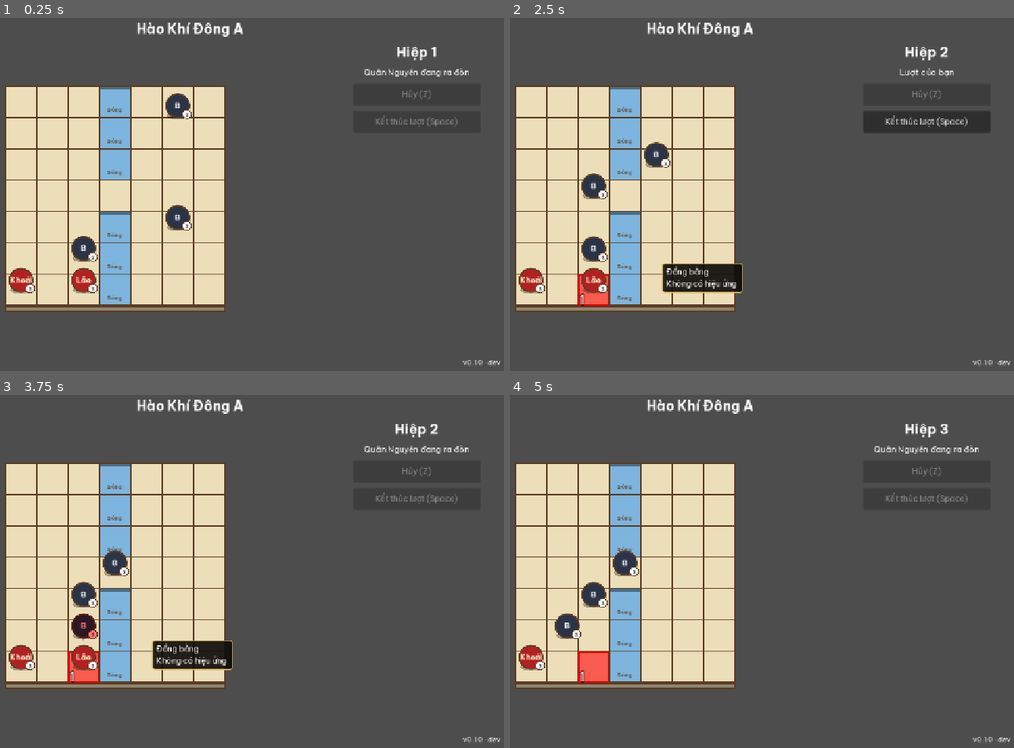
Above: before the commit, frames 1-4 (two rows, left to right).
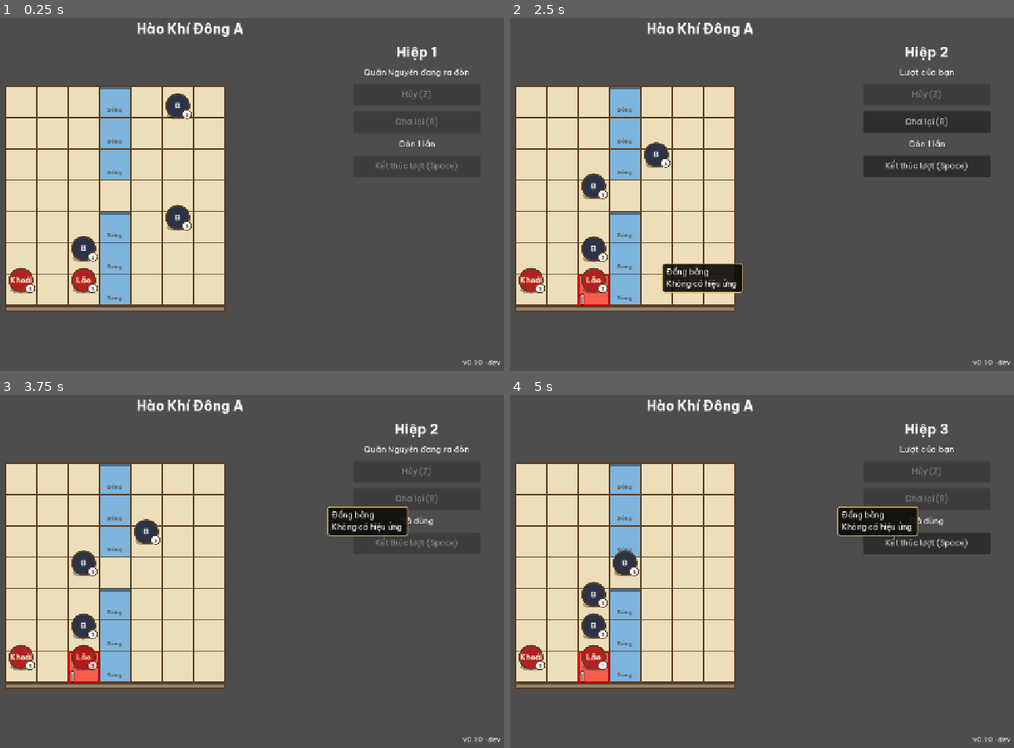
Above: after the commit, the same moments.

Repository: tuantrunglc/chong-nguyen-mong
Game: Godot game, scene res://scenes/main.tscn
Two runs of this game, one before a commit and one after it. Both use one fixed random seed, a clock stepped at 60 frames per second and the inputs below.
Inputs (mouse positions are in pixels of both pictures, inside the frame that each line leads up to):
- Up to frame 1 (0.25 s): no input
- Up to frame 2 (2.5 s): tap Enter at 0.5 s; move the mouse to (837, 176) at 0.52 s; tap Space (end_turn) at 0.6 s; click (837, 176) at 0.67 s; tap R (replay_round, bound only after the commit) at 0.8 s; click "Kết thúc lượt (Space)" at 1.25 s; drag from (575, 212) to (671, 265) at 2.02 s
- Up to frame 3 (3.75 s): click "Kết thúc lượt (Space)" (after the commit: "Chơi lại (R)") at 2.75 s; click (418, 543) at 3.5 s, where only the run after the commit has a clickable "Kết thúc lượt (Space)"
- Up to frame 4 (5 s): click (928, 497) at 4.25 s, where only the run before the commit has a clickable "Kết thúc lượt (Space)"

The runs differ from the first frame. In frame 1, 0.3% of the frame differs, in the area x 74-91%, y 27-44%; in frame 2, 1.6%; in frame 3, 4.5%, in the area x 14-91%, y 27-78%; in frame 4, 3.9%.

Commit message:
Chơi lại hiệp một lần mỗi trận, nút và phím R (Story 3.2)

Diff:
--- a/game/i18n/text.csv
+++ b/game/i18n/text.csv
@@ -5,6 +5,9 @@
 error.back_to_menu,Về menu
 hud.round,Hiệp %d
 hud.undo,Hủy (Z)
+hud.replay,Chơi lại (R)
+hud.replay.left,Còn %d lần
+hud.replay.used,Đã dùng
 hud.end_turn,Kết thúc lượt (Space)
 hud.confirm_attack,Bấm lần nữa để đánh
 hud.phase.player,"Lượt của bạn"
--- a/game/src/battle/battle_controller.gd
+++ b/game/src/battle/battle_controller.gd
@@ -22,6 +22,10 @@
 ## thì báo cáo vẫn phải phát lại được pha địch, nên dùng bàn đầu hiệp cũ + lệnh, gồm cả `ket_thuc_luot`.
 var _prev_round_start: BattleState = null
 var _prev_round_commands: Array[Dictionary] = []
+## Bàn đầu LƯỢT NGƯỜI CHƠI của hiệp hiện tại (sau pha chuẩn bị của địch); null khi chưa mở trận hoặc trận đã hết.
+var _turn_start: BattleState = null
+## Chơi lại hiệp chỉ được một lần mỗi trận (FR39).
+var _replay_used: bool = false
 
 
 ## telegraphs: đòn đã báo sẵn (chỉ bộ chạy kịch bản dùng, "truoc.bao_don", Story 2.8); chép sâu, theo số thứ tự.
@@ -35,6 +39,8 @@
 	_round_commands = []
 	_prev_round_start = null
 	_prev_round_commands = []
+	_turn_start = null
+	_replay_used = false
 	# Bộ nạp đã chặn các lỗi này; đây chỉ là lưới an toàn.
 	for problem: String in _state.validate():
 		Log.error("battle", problem)
@@ -111,6 +117,8 @@
 	# Nguyên đi không phải thứ người chơi báo lỗi).
 	if command.kind == Command.Kind.BEGIN_BATTLE or command.kind == Command.Kind.END_TURN:
 		_start_round(command.kind == Command.Kind.END_TURN)
+		# Bàn người chơi thấy khi hiệp bắt đầu: sau pha chuẩn bị (quân Nguyên đã đi, đòn đã báo).
+		_turn_start = _state.clone() if _state.phase == BattleState.Phase.PLAYER else null
 	events_resolved.emit(events, _state.clone())
 	return events
 
@@ -140,6 +148,33 @@
 	return _undo_snapshot != null
 
 
+## Chơi lại hiệp được không (FR39): chưa dùng lần nào trong trận, đang ở lượt người chơi, trận chưa hết.
+func can_replay() -> bool:
+	return _state != null and _turn_start != null and not _replay_used \
+		and _state.phase == BattleState.Phase.PLAYER and not Rules.is_battle_over(_state)
+
+
+## Số lần chơi lại còn lại trong trận: 1 hoặc 0. Giao diện hiện số này (Story 3.2).
+func replay_left() -> int:
+	return 0 if _replay_used else 1
+
+
+## Chơi lại hiệp (FR39): về đúng bàn đầu lượt người chơi của hiệp này, mỗi trận một lần.
+## Không chơi lại được thì trả false và không đổi gì (nút đã mờ; phím R im lặng).
+func replay_round() -> bool:
+	if not can_replay():
+		return false
+	_state = _turn_start.clone()
+	_replay_used = true
+	_undo_snapshot = null  # AC 4: Hủy sau khi chơi lại không quay về trước đó
+	# F2: mốc mới là bàn vừa khôi phục; lệnh cũ không phát lại được vì bàn đã đổi.
+	_start_round(false)
+	Log.debug("battle", "chơi lại hiệp %d" % _state.round_number)
+	var no_events: Array[BattleEvent] = []
+	events_resolved.emit(no_events, _state.clone())
+	return true
+
+
 ## Đầu hiệp để báo cáo F2 phát lại được (Story 2.13): bàn đầu hiệp hiện tại, hoặc bàn đầu hiệp trước khi vừa kết
 ## thúc lượt mà chưa ra lệnh nào (giữ được pha địch vừa chạy). Null khi chưa mở trận.
 func round_start_snapshot() -> BattleState:
--- a/game/src/battle/battle_input.gd
+++ b/game/src/battle/battle_input.gd
@@ -6,6 +6,7 @@
 
 signal general_key_pressed(index: int)
 signal undo_pressed
+signal replay_pressed
 signal end_turn_pressed
 signal cell_clicked(cell: Vector2i)
 ## Chỉ phát khi ô dưới chuột đổi; ra ngoài bàn thì cell là BoardView.NO_CELL.
@@ -18,6 +19,8 @@
 	"select_general_3": 3,
 }
 const UNDO_ACTION: String = "undo_move"
+## Chơi lại hiệp (Story 3.2).
+const REPLAY_ACTION: String = "replay_round"
 const END_TURN_ACTION: String = "end_turn"
 ## Action -> phím vật lý, cho mọi phím tắt của bàn cờ.
 const ACTION_KEYS: Dictionary = {
@@ -25,6 +28,7 @@
 	"select_general_2": KEY_2,
 	"select_general_3": KEY_3,
 	UNDO_ACTION: KEY_Z,
+	REPLAY_ACTION: KEY_R,
 	END_TURN_ACTION: KEY_SPACE,
 }
 
@@ -69,6 +73,9 @@
 	if event.is_action_pressed(UNDO_ACTION, false, true):
 		undo_pressed.emit()
 		return
+	if event.is_action_pressed(REPLAY_ACTION, false, true):
+		replay_pressed.emit()
+		return
 	if event.is_action_pressed(END_TURN_ACTION, false, true):
 		end_turn_pressed.emit()
 		return
--- a/game/src/battle/battle_view.gd
+++ b/game/src/battle/battle_view.gd
@@ -53,8 +53,10 @@
 	input.cell_clicked.connect(_on_cell_clicked)
 	input.cell_hovered.connect(_on_cell_hovered)
 	input.undo_pressed.connect(_on_undo)
+	input.replay_pressed.connect(_on_replay)
 	input.end_turn_pressed.connect(_on_end_turn)
 	hud.undo_pressed.connect(_on_undo)
+	hud.replay_pressed.connect(_on_replay)
 	hud.end_turn_pressed.connect(_on_end_turn)
 
 
@@ -189,6 +191,14 @@
 	if _controller == null or _playing or _battle_over():
 		return
 	_controller.undo()
+
+
+## Chơi lại hiệp (Story 3.2): về bàn đầu lượt người chơi; controller phát bản chụp mới, view vẽ lại rồi bỏ chọn.
+func _on_replay() -> void:
+	if _controller == null or _playing or _battle_over():
+		return
+	_controller.replay_round()
+	_deselect()
 
 
 ## Kết thúc lượt rồi bỏ chọn (tác giả chốt).
@@ -421,7 +431,8 @@
 func _update_hud() -> void:
 	var snapshot: BattleState = _controller.snapshot()
 	var over: bool = Rules.is_battle_over(snapshot)
-	_hud.show_turn(snapshot.round_number, _controller.can_undo(), over)
+	_hud.show_turn(snapshot.round_number, _controller.can_undo(), _controller.can_replay(),
+		_controller.replay_left(), over)
 	# Dòng pha luôn có khi đang chơi; lúc phát hoạt ảnh pha địch thì báo đúng pha đang chạy (Story 2.11, AC 4).
 	if not over:
 		_hud.show_phase(_playing and _enemy_turn)
--- a/game/src/ui/hud.gd
+++ b/game/src/ui/hud.gd
@@ -1,9 +1,11 @@
 class_name Hud
 extends Control
-## Bảng bên phải bàn cờ, dựng bằng code: số hiệp, nút Hủy, nút Kết thúc lượt, dòng nhắc. Ẩn khi không có trận.
+## Bảng bên phải bàn cờ, dựng bằng code: số hiệp, nút Hủy, nút Chơi lại (kèm số lần còn lại), nút Kết thúc lượt,
+## dòng nhắc. Ẩn khi không có trận.
 ## Nút không nhận focus: nếu không, bấm nút bằng chuột rồi gõ Space thì ui_accept bấm lại nút đó.
 
 signal undo_pressed
+signal replay_pressed
 signal end_turn_pressed
 
 ## Góc trên trái và bề rộng: bên phải bàn cờ (bàn nằm trong BoardView.AREA, x 16–956).
@@ -18,11 +20,16 @@
 ## Dòng pha, luôn hiện khi đang chơi (Story 2.11, AC 4).
 var _phase_label: Label
 var _undo_button: Button
+var _replay_button: Button
+## Số lần chơi lại còn lại (Story 3.2), hiện dưới nút Chơi lại.
+var _replay_label: Label
 var _end_turn_button: Button
 ## Dòng nhắc dưới các nút ("Bấm lần nữa để đánh"); rỗng thì ẩn.
 var _hint_label: Label
 ## Trạng thái để tính lại nút khi khóa/mở (Story 2.11: đang phát hoạt ảnh thì không bấm được).
 var _can_undo: bool = false
+var _can_replay: bool = false
+var _replay_left: int = 0
 var _over: bool = false
 var _locked: bool = false
 
@@ -52,6 +59,12 @@
 
 	_undo_button = _button(tr("hud.undo"), box)
 	_undo_button.pressed.connect(func() -> void: undo_pressed.emit())
+	_replay_button = _button(tr("hud.replay"), box)
+	_replay_button.pressed.connect(func() -> void: replay_pressed.emit())
+	_replay_label = Label.new()
+	_replay_label.horizontal_alignment = HORIZONTAL_ALIGNMENT_CENTER
+	_replay_label.add_theme_font_size_override("font_size", PHASE_FONT_SIZE)
+	box.add_child(_replay_label)
 	_end_turn_button = _button(tr("hud.end_turn"), box)
 	_end_turn_button.pressed.connect(func() -> void: end_turn_pressed.emit())
 	_hint_label = Label.new()
@@ -61,11 +74,16 @@
 	box.add_child(_hint_label)
 
 
-## Hiện bảng với số hiệp; nút Hủy mờ khi không có gì để hủy. Hết trận (over) thì cả hai nút đều mờ.
-func show_turn(round_number: int, can_undo: bool, over: bool = false) -> void:
+## Hiện bảng với số hiệp; nút Hủy mờ khi không có gì để hủy, nút Chơi lại mờ khi đã dùng/không chơi lại được.
+## Hết trận (over) thì mọi nút đều mờ và ẩn số lần chơi lại.
+func show_turn(round_number: int, can_undo: bool, can_replay: bool, replay_left: int, over: bool = false) -> void:
 	_round_label.text = tr("hud.round") % round_number
 	_can_undo = can_undo
+	_can_replay = can_replay
+	_replay_left = replay_left
 	_over = over
+	_replay_label.visible = not over
+	_replay_label.text = tr("hud.replay.used") if replay_left <= 0 else tr("hud.replay.left") % replay_left
 	_apply_disabled()
 	visible = true
 	# Hết trận thì bảng Thắng/Thua là thứ duy nhất cần đọc.
@@ -81,6 +99,7 @@
 
 func _apply_disabled() -> void:
 	_undo_button.disabled = _over or not _can_undo or _locked
+	_replay_button.disabled = _over or not _can_replay or _locked
 	_end_turn_button.disabled = _over or _locked
 
 
@@ -118,6 +137,14 @@
 	return _undo_button
 
 
+func replay_button() -> Button:
+	return _replay_button
+
+
+func replay_label_text() -> String:
+	return _replay_label.text if _replay_label.visible else ""
+
+
 func end_turn_button() -> Button:
 	return _end_turn_button
 
--- a/game/tests/test_battle_controller.gd
+++ b/game/tests/test_battle_controller.gd
@@ -46,7 +46,16 @@
 	var values: Dictionary = {}
 	for type: int in UnitType.GENERALS:
 		values[type] = {"mau": 3, "tam_di": 3}
+	values[UnitType.NGUYEN_KHOAI] = {"mau": 3, "tam_di": 3, "sat_thuong": 2, "do_day": 1}
+	values[UnitType.BO_BINH] = {"mau": 3, "tam_di": 2, "sat_thuong": 1}
 	return Stats.new(values)
+
+
+## Trận có một Bộ binh để pha chuẩn bị kịp báo đòn (điều kiện của Story 3.2).
+func _level_with_enemy() -> LevelData:
+	var level: LevelData = _level()
+	level.units.append(LevelData.UnitPlacement.new(UnitType.BO_BINH, Vector2i(1, 4)))
+	return level
 
 
 func _controller(controller: BattleController = BattleController.new()) -> BattleController:
@@ -55,6 +64,68 @@
 		_events_seen.append([events, snapshot]))
 	controller.rolled_back.connect(func(problems: Array[String]) -> void: _rolled_back_seen.append(problems))
 	return controller
+
+
+## Story 3.2: chơi lại về đúng bàn đầu lượt người chơi (sau pha chuẩn bị), chỉ một lần mỗi trận.
+func test_replay_returns_to_player_turn_start() -> void:
+	var c: BattleController = BattleController.new()
+	c.start(_level_with_enemy(), _stats())
+	c.begin()
+	var start: BattleState = c.snapshot()
+	assert_gt(start.telegraphs.size(), 0, "đầu lượt đã có đòn báo")
+	assert_true(c.can_replay())
+	assert_eq(c.replay_left(), 1)
+	c.submit(Command.move(1, Vector2i(0, 4)))
+	assert_eq(c.snapshot().unit_by_id(1).cell, Vector2i(0, 4))
+	assert_true(c.replay_round())
+	var after: BattleState = c.snapshot()
+	assert_eq(after.unit_by_id(1).cell, Vector2i(0, 6), "về ô đầu lượt")
+	assert_eq(after.unit_by_id(1).has_moved, false, "đi lại được")
+	assert_eq(after.round_number, start.round_number)
+	assert_eq(after.telegraphs.size(), start.telegraphs.size(), "đòn đã báo còn nguyên")
+	assert_eq(after.enemy_intents.size(), start.enemy_intents.size())
+	assert_eq(after.validate(), [] as Array[String])
+	assert_false(c.can_undo(), "Hủy không quay về trước lúc chơi lại")
+	assert_eq(c.replay_left(), 0)
+	assert_false(c.can_replay(), "chỉ một lần mỗi trận")
+	assert_false(c.replay_round())
+
+
+func test_replay_before_battle_opening_is_refused() -> void:
+	var c: BattleController = BattleController.new()
+	c.start(_level(), _stats())
+	assert_false(c.can_replay(), "chưa mở trận thì chưa có đầu lượt người chơi")
+	assert_false(c.replay_round())
+	assert_eq(c.replay_left(), 1, "chưa dùng thì còn lượt")
+
+
+func test_replay_refused_after_battle_over() -> void:
+	var level: LevelData = LevelData.new()
+	level.size = Vector2i(7, 7)
+	for i: int in range(level.size.x * level.size.y):
+		level.terrain.append(Terrain.PLAIN)
+	level.units.append(LevelData.UnitPlacement.new(UnitType.NGUYEN_KHOAI, Vector2i(3, 6)))
+	level.units.append(LevelData.UnitPlacement.new(UnitType.BO_BINH, Vector2i(3, 5), 1))
+	var c: BattleController = BattleController.new()
+	c.start(level, _stats())
+	c.begin()
+	c.submit(Command.attack(1, Vector2i(3, 5)))
+	assert_eq(c.snapshot().phase, BattleState.Phase.WON, "hạ quân cuối là thắng")
+	assert_false(c.can_replay(), "hết trận thì không chơi lại")
+	assert_false(c.replay_round())
+
+
+## Báo cáo F2 sau khi chơi lại phát lại từ bàn vừa khôi phục, không phải từ bàn trước đó.
+func test_round_report_after_replay_uses_replay_board() -> void:
+	var c: BattleController = BattleController.new()
+	c.start(_level_with_enemy(), _stats())
+	c.begin()
+	c.submit(Command.move(1, Vector2i(0, 4)))
+	c.replay_round()
+	c.submit(Command.move(2, Vector2i(0, 5)))
+	var base: BattleState = c.round_start_snapshot()
+	assert_eq(base.unit_by_id(1).cell, Vector2i(0, 6), "mốc là bàn vừa khôi phục")
+	assert_eq(c.round_commands().size(), 1, "chỉ còn lệnh sau khi chơi lại")
 
 
 func _cell(c: BattleController, id: int) -> Vector2i:
--- a/game/tests/test_battle_view.gd
+++ b/game/tests/test_battle_view.gd
@@ -227,6 +227,38 @@
 
 const KHOAI_TARGET: Vector2i = Vector2i(0, 4)
 const LAO_TARGET: Vector2i = Vector2i(1, 4)
+
+
+## Story 3.2: nút Chơi lại về bàn đầu lượt, dùng một lần rồi mờ + nhãn "Đã dùng"; Hủy sau đó không tác dụng.
+func test_replay_button_returns_to_turn_start_and_dims() -> void:
+	var main: Node2D = _make_main()
+	var hud: Hud = _hud(main)
+	assert_false(hud.replay_button().disabled, "đầu lượt chơi lại được")
+	assert_eq(hud.replay_label_text(), tr("hud.replay.left") % 1)
+	_click(main, KHOAI_CELL)
+	_click(main, Vector2i(0, 4))
+	assert_eq(_controller(main).snapshot().unit_by_id(1).cell, Vector2i(0, 4))
+	hud.replay_button().pressed.emit()
+	assert_eq(_controller(main).snapshot().unit_by_id(1).cell, KHOAI_CELL, "về đầu lượt")
+	assert_true(hud.replay_button().disabled, "dùng rồi thì mờ")
+	assert_eq(hud.replay_label_text(), tr("hud.replay.used"))
+	assert_false(_controller(main).can_undo(), "Hủy không quay về trước lúc chơi lại")
+
+
+## Phím R cũng chơi lại, và chỉ một lần.
+func test_key_r_replays_only_once() -> void:
+	var main: Node2D = _make_main()
+	var ev: InputEventAction = InputEventAction.new()
+	ev.action = BattleInput.REPLAY_ACTION
+	ev.pressed = true
+	_click(main, KHOAI_CELL)
+	_click(main, Vector2i(0, 4))
+	_battle_input(main)._unhandled_input(ev)
+	assert_eq(_controller(main).snapshot().unit_by_id(1).cell, KHOAI_CELL, "R chơi lại")
+	_click(main, KHOAI_CELL)
+	_click(main, Vector2i(0, 4))
+	_battle_input(main)._unhandled_input(ev)
+	assert_eq(_controller(main).snapshot().unit_by_id(1).cell, Vector2i(0, 4), "lần hai không tác dụng")
 
 
 func _controller(main: Node2D) -> BattleController:
Binary file changed: game/i18n/text.vi.translation
Not shown, changed: _bmad-output/implementation-artifacts/3-2-choi-lai-hiep.md
Not shown, changed: _bmad-output/implementation-artifacts/sprint-status.yaml
